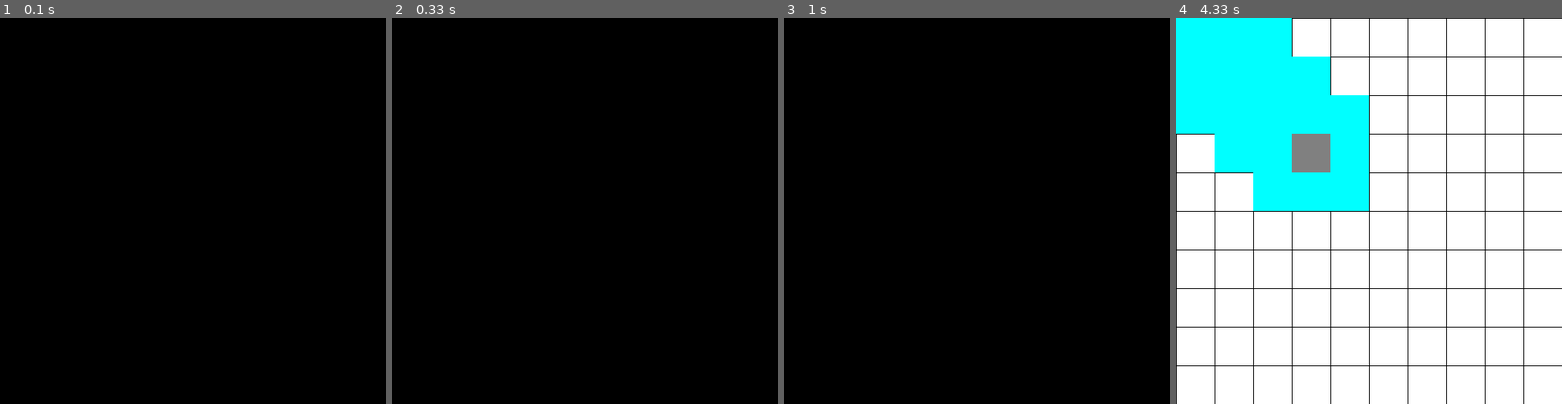
Above: before the commit, frames 1-4 (left to right).
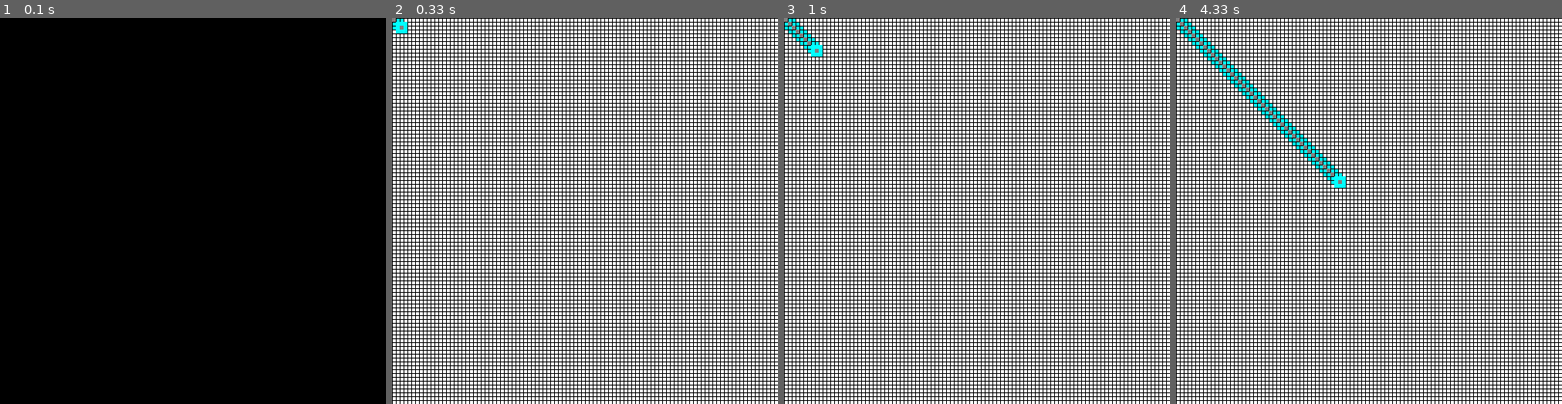
Above: after the commit, the same moments.

Repository: nagaaron/A-
Game: pygame game, started from A_star_pygame.py
Two runs of this game, one before a commit and one after it. Both use one fixed random seed, a clock stepped at 60 frames per second and the inputs below.
Inputs:
- Up to frame 1 (0.1 s): no input
- Up to frame 2 (0.33 s): no input
- Up to frame 3 (1 s): no input
- Up to frame 4 (4.33 s): no input

Frame 1 is identical in both runs. In frame 2, 64% of the frame differs, in the area x 0-100%, y 0-100%; in frame 3, 64%; in frame 4, 44%.

Commit message:
Add files via upload

Diff:
--- a/A_star_pygame.py
+++ b/A_star_pygame.py
@@ -10,10 +10,23 @@
         return self.position == other.position
 
 def draw_path(window,layout,field):
+    window.fill((255,255,255))
     for i in layout:
         pygame.draw.rect(window,(255,0,255),(i[0]*field,i[1]*field,field,field))
     pygame.display.update()
-def algorithm(grid,start,end,window,clock):
+
+
+def draw_closed_and_children(window,field,closedList,children):
+    for x in range(0,500,5):
+        pygame.draw.line(window,(0,0,0),(x,0),(x,500))
+        pygame.draw.line(window,(0,0,0),(0,x),(500,x))
+    for x in closedList:
+        pygame.draw.rect(window,(128,128,128),(x.position[0]*5,x.position[1]*5,5,5))
+    for x in children:
+        pygame.draw.rect(window,(0,255,255),(x.position[0]*5,x.position[1]*5,5,5))
+    pygame.display.update()
+
+def algorithm(grid,start,end,window,clock,field):
     startNode = Node(None,start)
     startNode.gCost = startNode.hCost = startNode.fCost = 0
     endNode = Node(None,end)
@@ -26,7 +39,7 @@
     window.fill((255,255,255))
 
     while len(openList)>0:
-        clock.tick(1)
+        clock.tick(10)
 
         currentNode = openList[0]
         currentIndex = 0
@@ -72,44 +85,25 @@
                 if child == openNode and child.gCost > openNode.gCost:
                     continue
             openList.append(child)
-        for x in range(0,500,50):
-            pygame.draw.line(window,(0,0,0),(x,0),(x,500))
-            pygame.draw.line(window,(0,0,0),(0,x),(500,x))
-        for x in closedList:
-            pygame.draw.rect(window,(128,128,128),(x.position[0]*50,x.position[1]*50,50,50))
-        pygame.display.update()
-        for x in openList:
-            pygame.draw.rect(window,(0,255,255),(x.position[0]*50,x.position[1]*50,50,50))
-        pygame.display.update()
-    draw_path(window, layout, field)
-    for x in range(0,500,50):
-        pygame.draw.line(window,(0,0,0),(x,0),(x,500))
-        pygame.draw.line(window,(0,0,0),(0,x),(500,x))
-    for x in closedList:
-        pygame.draw.rect(window,(128,128,128),(x.position[0]*50,x.position[1]*50,50,50))
-    pygame.display.update()
-    for x in openList:
-        pygame.draw.rect(window,(0,255,255),(x.position[0]*50,x.position[1]*50,50,50))
-    pygame.display.update()
+        draw_closed_and_children(window,field,closedList,children)
+
+
+
 def main():
     screen = 500
-    cols = 10
+    cols = 100
     field = screen/cols
     clock = pygame.time.Clock()
     window = pygame.display.set_mode((screen,screen))
     pygame.display.set_caption("Pathfinder")
 
-
     grid= [[0 for i in range(cols)] for j in range(cols)]
 
     startNode = (0,0)
-    endNode =(8,9)
+    endNode =(99,44)
 
-    layout = algorithm(grid,startNode,endNode,window,clock)
+    layout = algorithm(grid,startNode,endNode,window,clock,field)
     draw_path(window, layout, field)
-
-
-
 if __name__ == '__main__':
 
     main()
